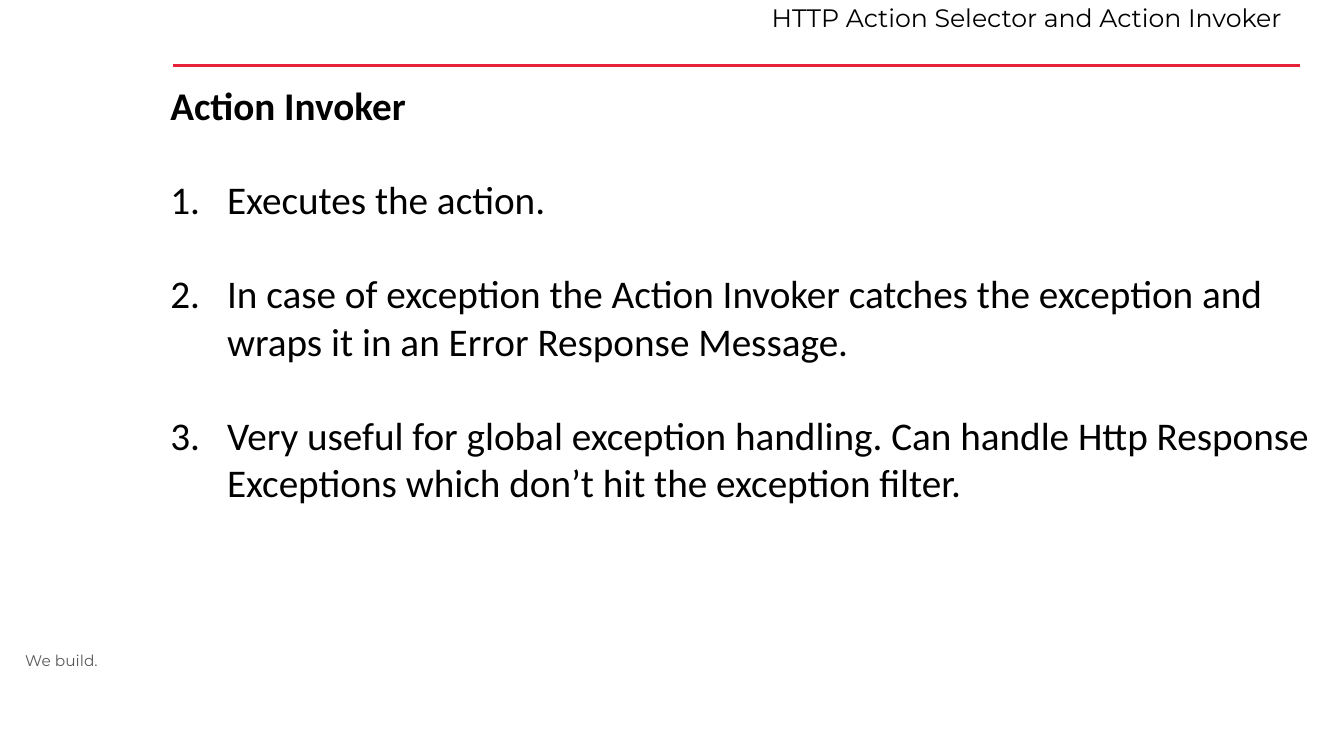
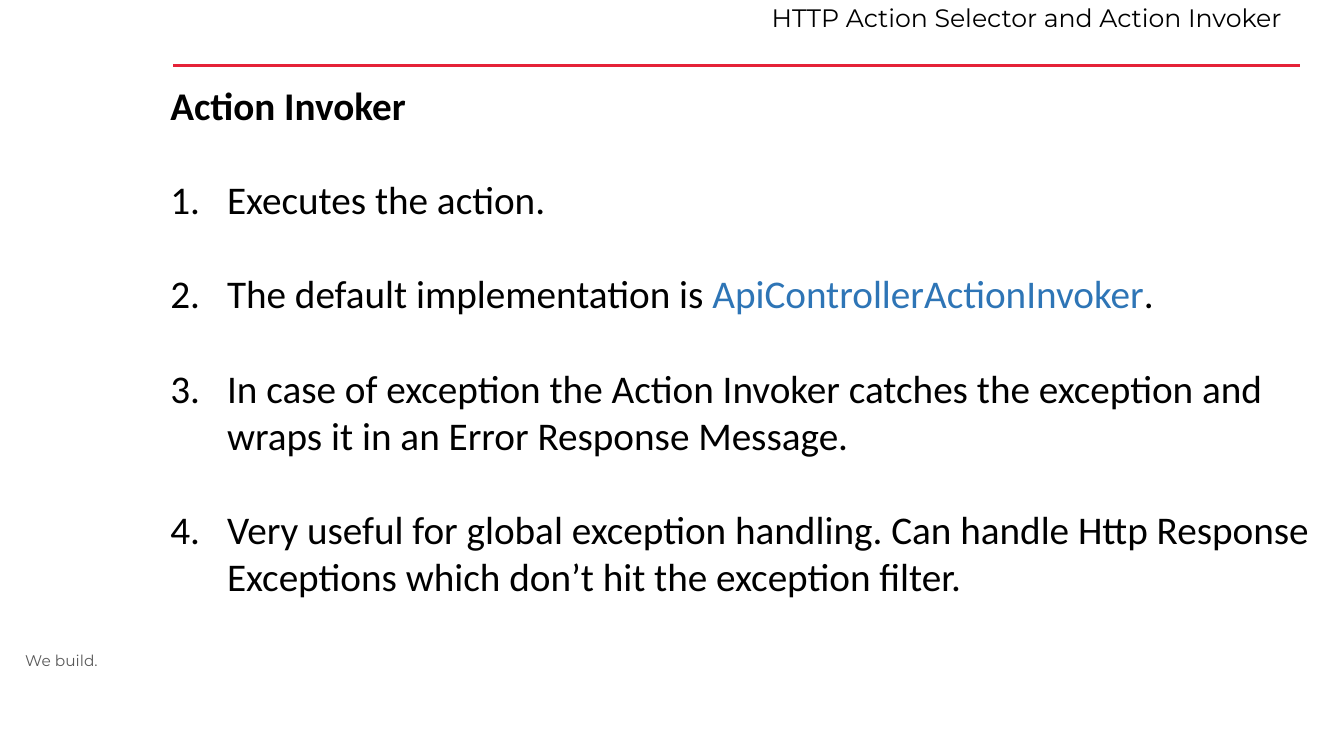
Before and after one commit to VladimirDimov/Learning, a slide deck: slide 14 of ASP_ExtensionPoints/Presentation/WebAPI.pptx. Drawn at 1344x756 pixels with LibreOffice and Linux fonts; fonts in the diff are those of the drawing; background and template pictures are left out. Boxes give left, top, right and bottom in pixels: in the first picture for what was removed or moved away, otherwise in the second. Text is boxed around its words. In the diff, an @@ line names an element or a change of style, - is before the commit and + after.

```diff
--- a/ASP_ExtensionPoints/Presentation/WebAPI.pptx
+++ b/ASP_ExtensionPoints/Presentation/WebAPI.pptx
@@ text at bbox=[227, 280, 1153, 315]: paragraph added @@
+2. The default implementation is ApiControllerActionInvoker.
```
Also in this commit, not shown: 4 other slides changed, 36 other files.
